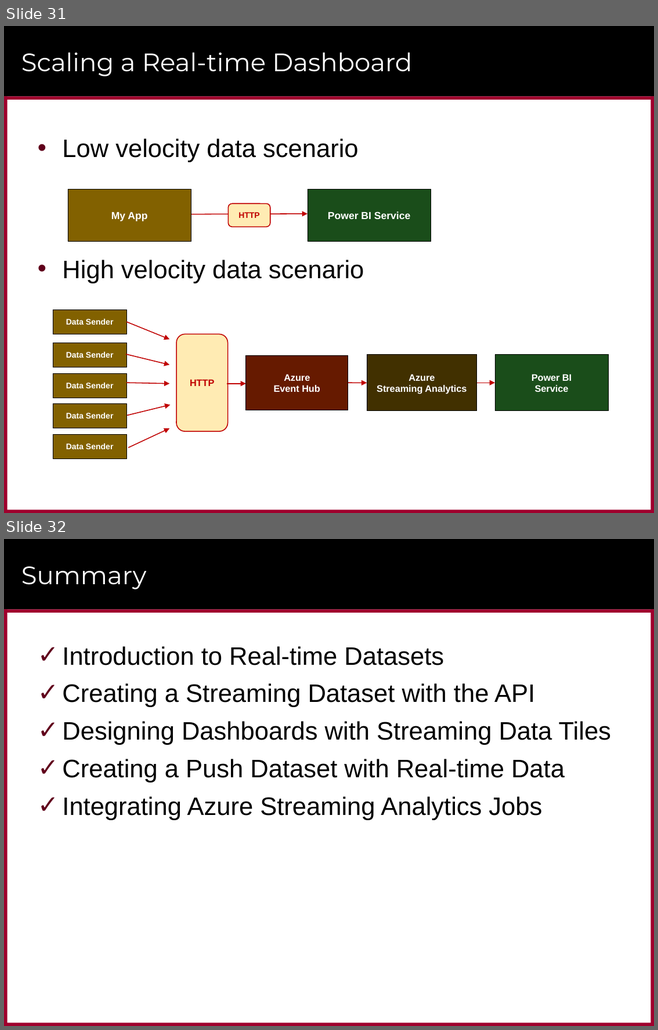
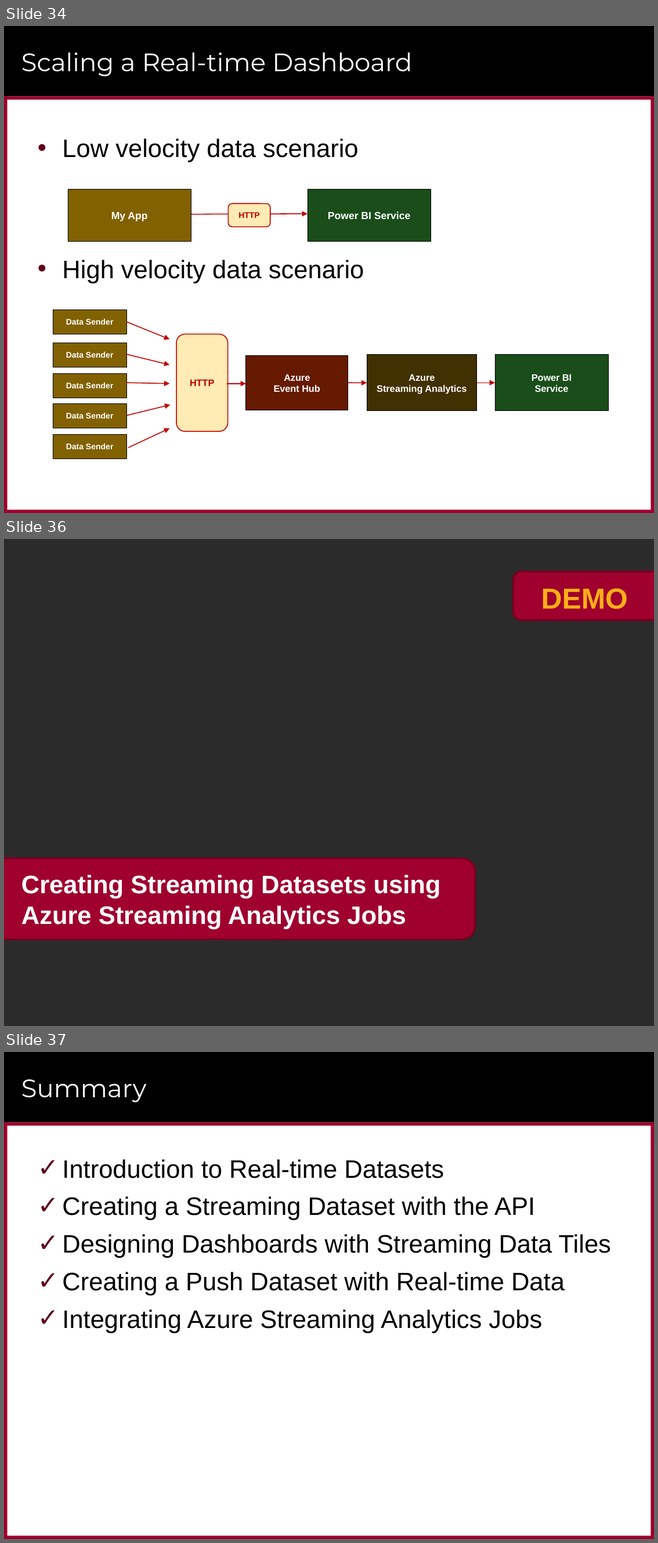
Before and after one commit to CriticalPathTraining/RealtimeDashboards, a slide deck: RealtimeDashboards.pptx. Shown one above the other, each under a label of ours: slides 31 and 32 before the commit, slides 34, 36 and 37 after it; the slides between them are not shown. The pictures are 658x1030 and 658x1543 pixels, drawn with LibreOffice and Linux fonts; fonts in the diff are those of the drawing; background and template pictures are left out; a plain dark background stands for a picture behind light text. Boxes give left, top, right and bottom in pixels: in the first picture for what was removed or moved away, otherwise in the second. Text is boxed around its words. In the diff, an @@ line names an element or a change of style, - is before the commit and + after.

```diff
--- a/RealtimeDashboards.pptx
+++ b/RealtimeDashboards.pptx
@@ slide 36 added at (4, 539, 654, 1026), background picture (left out) @@
@@ rounded rectangle added at (513, 571, 654, 620), fill #9F002D, outline #760021 2 pt @@
@@ text added at (541, 588, 628, 609), 32 pt, text gradient #FFD597 to #FFAE18 to #C08F00, bold @@
+DEMO
@@ rounded rectangle added at (4, 859, 475, 940), fill #9F002D, outline #760021 2 pt @@
@@ title added at (21, 875, 441, 929), 28 pt, text #FFFFFF, bold @@
+Creating Streaming Datasets using Azure Streaming Analytics Jobs
@@ what was slide 31 is now slide 34 @@
@@ what was slide 32 is now slide 37 @@
```
Also in this commit, not shown: 1 slide changed, 5 other slides added, 1 other file.
